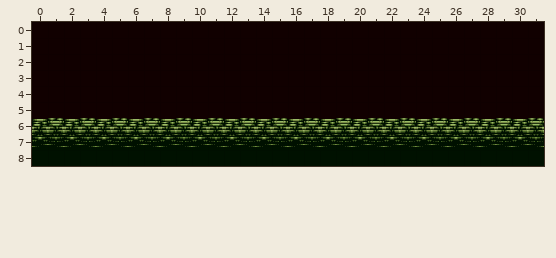
Two versions of a level (Tiled map, assets/maps/ci/ci3.tmx). That is the earlier state.
Cells are 16x16 px. Shown: x 0..31, y 0..8.
The result:
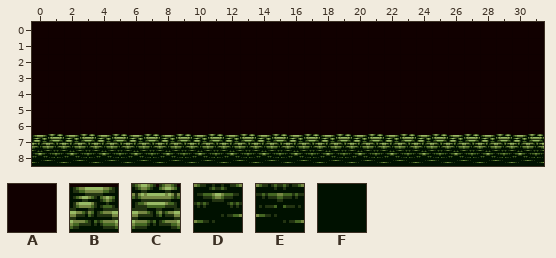
Key: from "tiles": A 0, B 1, C 2, D 3, E 4, F 5.
_ is an empty cell, . an unchanged one.
What changed:
--- layer "layer"
@@ x 0..31 @@
-6 BCBCBCBCBCBCBCBCBCBCBCBCBCBCBCBC
-7 DEDEDEDEDEDEDEDEDEDEDEDEDEDEDEDE
-8 FFFFFFFFFFFFFFFFFFFFFFFFFFFFFFFF
+6 AAAAAAAAAAAAAAAAAAAAAAAAAAAAAAAA
+7 BCBCBCBCBCBCBCBCBCBCBCBCBCBCBCBC
+8 DEDEDEDEDEDEDEDEDEDEDEDEDEDEDEDE
Where, in picture pixels (left, top, right, bottom), the same in both pictures:
changed: (32, 118, 544, 163)
